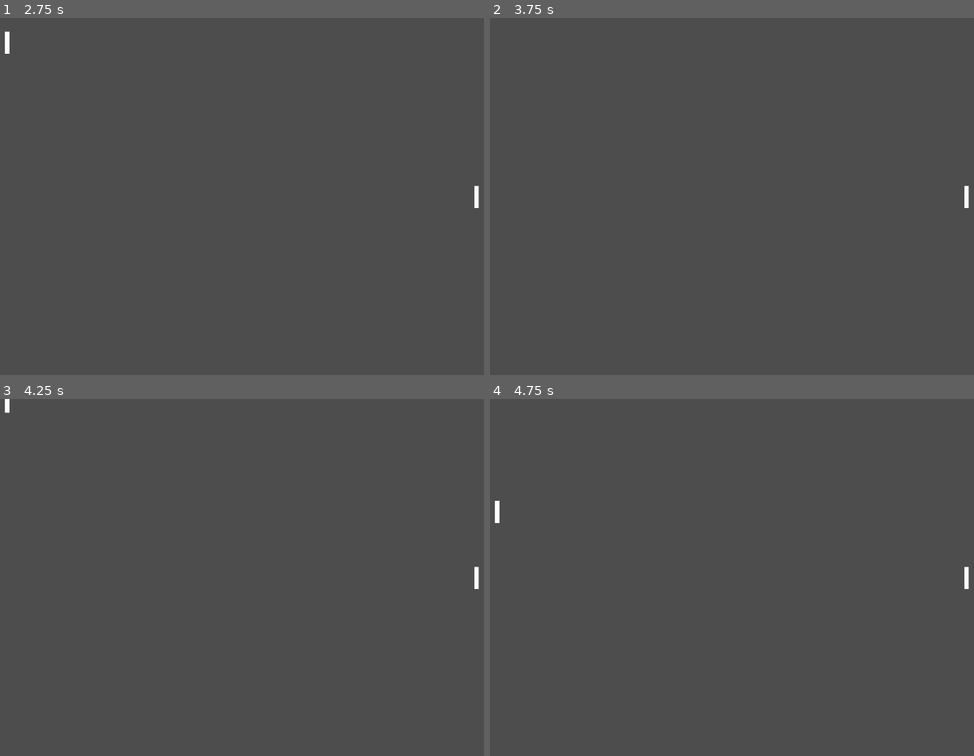
Above: before the commit, frames 1-4 (two rows, left to right).
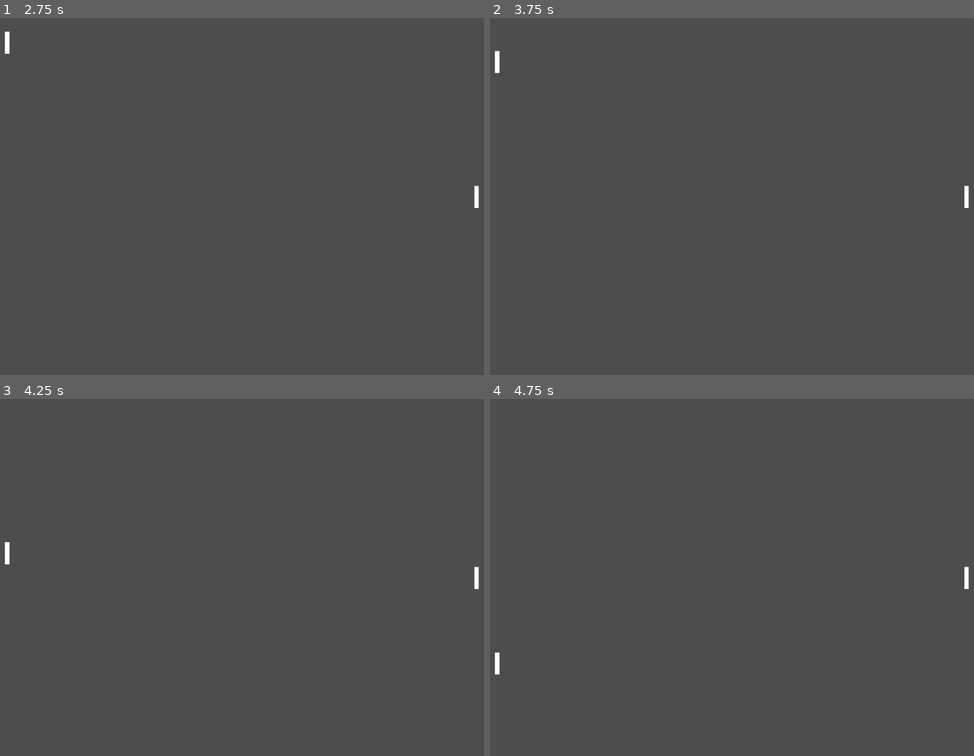
Above: after the commit, the same moments.

Repository: Alexander-Jordan/pong-godot
Game: Godot game, scene res://Scenes/Levels/main.tscn
Same seed, same stepped clock (60 frames per second), same inputs: the game is played once before the commit and once after it.
Inputs:
- Up to frame 1 (2.75 s): tap Enter at 0.5, 2 s; hold Up (up) 0.53-1.28 s; tap Space at 1.25 s; hold Down (down) 1.28-2.03 s; hold Up (up) from 2.03 s (still down)
- Up to frame 2 (3.75 s): tap Space at 2.75 s; tap Enter at 3.5 s; release Up (up) at 3.53 s; hold Down (down) from 3.53 s (still down)
- Up to frame 3 (4.25 s): keep holding Down (down)
- Up to frame 4 (4.75 s): keep holding Down (down); tap Space at 4.25 s

Frame 1 is identical in both runs. In frame 2, less than 0.1% of the frame differs, in the area x 0-2%, y 9-16%; in frame 3, 0.1%; in frame 4, 0.1%, in the area x 0-2%, y 28-78%.

Commit message:
Simple temp constraint to prevent out of bounds

Diff:
--- a/Scripts/racket.gd
+++ b/Scripts/racket.gd
@@ -1,4 +1,7 @@
 extends CharacterBody2D
+
+# temp variable used to prevent out of bounds
+var screenSize
 
 @export var speed = 400
 @export var upAction := "up"
@@ -6,7 +9,8 @@
 
 # Called when the node enters the scene tree for the first time.
 func _ready():
-	pass # Replace with function body.
+	# get screen size to prevent racket to go out of bounds
+	screenSize = get_viewport_rect().size
 
 func get_input():
 	var direction = Input.get_axis(upAction, downAction)
@@ -16,3 +20,5 @@
 func _physics_process(delta):
 	get_input()
 	move_and_slide()
+	# simple temp constraint to prevent racket to move out of bounds
+	position.y = clamp(position.y, 0, screenSize.y)
